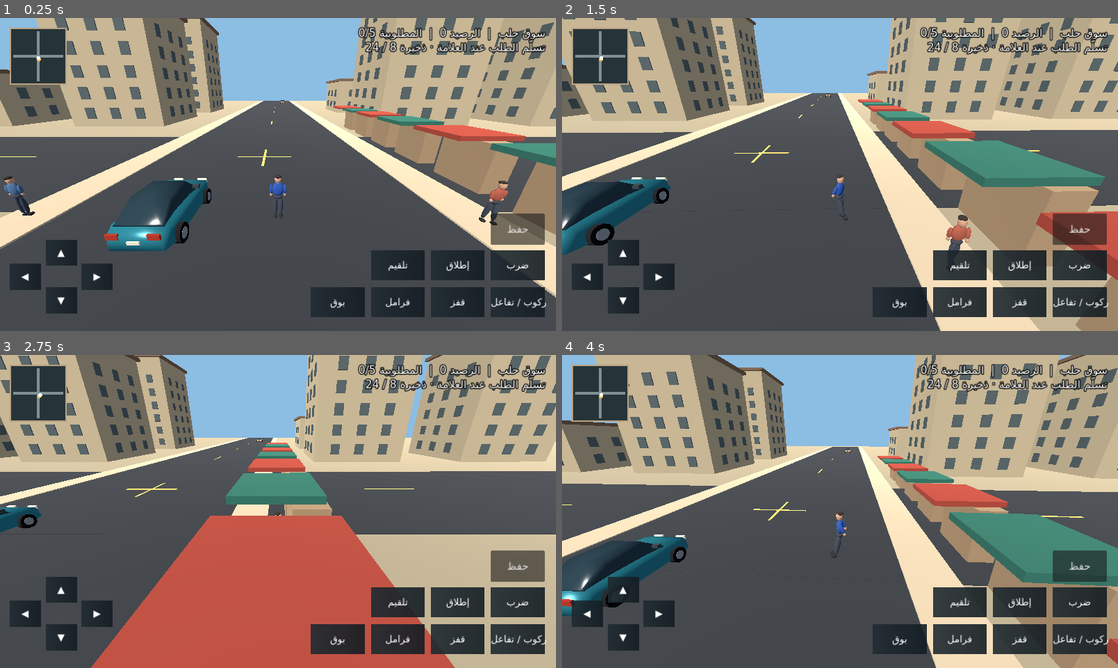
Above: before the commit, frames 1-4 (two rows, left to right).
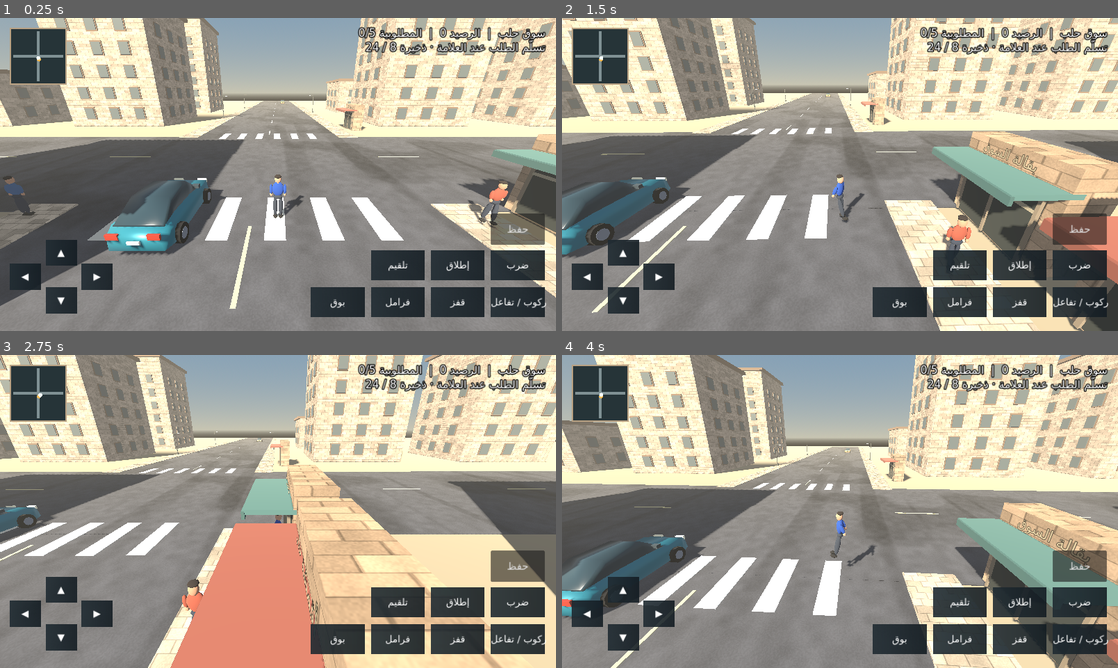
Above: after the commit, the same moments.

Repository: yosef12352/Sham-Streets-3D
Game: Godot game, scene res://main.tscn
The game is run twice, just before and just after one commit, with the same random seed, the same clock (stepped at 60 frames per second) and the same inputs.
Inputs (mouse positions are in pixels of both pictures, inside the frame that each line leads up to):
- Up to frame 1 (0.25 s): no input
- Up to frame 2 (1.5 s): tap Enter at 0.5 s; move the mouse to (962, 158) at 0.52 s; hold Right (ui_right) 0.53-1.25 s; tap F at 0.6 s; click (962, 158) at 0.67 s; tap Space at 0.77 s; drag from (728, 190) to (812, 237) at 1.27 s
- Up to frame 3 (2.75 s): move the mouse to (333, 442) at 2.02 s; hold Right (ui_right) from 2.03 s (still down); tap R at 2.1 s
- Up to frame 4 (4 s): release Right (ui_right) at 2.75 s; drag from (812, 574) to (673, 464) at 2.77 s; move the mouse to (1006, 558) at 3.52 s; hold Left (ui_left) from 3.53 s (still down); tap E at 3.6 s; tap Space at 3.77 s

The runs differ from the first frame. In frame 1, 75% of the frame differs, in the area x 0-100%, y 0-100%; in frame 2, 80%; in frame 3, 81%; in frame 4, 80%.

Commit message:
Add weathered street materials, storefronts and daylight shadows

Diff:
--- /dev/null
+++ b/assets/materials/street_surface.gdshader
@@ -0,0 +1,48 @@
+shader_type spatial;
+
+uniform vec4 base : source_color = vec4(0.5, 0.48, 0.43, 1.0);
+uniform int surface_kind = 0;
+varying vec3 point_world;
+varying vec3 normal_world;
+
+float hash_cell(vec2 cell) {
+    return fract(sin(dot(cell, vec2(127.1, 311.7))) * 43758.5453);
+}
+
+float noise_grid(vec2 p) {
+    vec2 cell = floor(p);
+    vec2 f = fract(p);
+    f = f * f * (3.0 - 2.0 * f);
+    return mix(mix(hash_cell(cell), hash_cell(cell + vec2(1, 0)), f.x),
+               mix(hash_cell(cell + vec2(0, 1)), hash_cell(cell + vec2(1, 1)), f.x), f.y);
+}
+
+void vertex() {
+    point_world = (MODEL_MATRIX * vec4(VERTEX, 1.0)).xyz;
+    normal_world = normalize(MODEL_NORMAL_MATRIX * NORMAL);
+}
+
+void fragment() {
+    vec2 p = point_world.xz;
+    if (abs(normal_world.y) < 0.55) {
+        p = vec2(abs(normal_world.x) > abs(normal_world.z) ? point_world.z : point_world.x, point_world.y);
+    }
+    float base_noise = noise_grid(p * 2.8) - 0.5;
+    float grain = noise_grid(p * 36.0) - 0.5;
+    float color_factor = 1.0 + base_noise * 0.14 + grain * 0.10;
+    if (surface_kind == 0) {
+        float patches = noise_grid(p * 0.27);
+        color_factor -= smoothstep(0.56, 0.82, patches) * 0.19;
+        color_factor -= smoothstep(0.68, 0.91, noise_grid(p * vec2(1.1, 0.075))) * 0.14;
+    } else {
+        vec2 tile = p / (surface_kind == 1 ? vec2(0.52, 0.30) : vec2(0.95, 0.32));
+        tile.x += mod(floor(tile.y), 2.0) * 0.5;
+        vec2 edge = min(fract(tile), 1.0 - fract(tile));
+        float joint = 1.0 - smoothstep(0.015, 0.048, min(edge.x, edge.y));
+        color_factor += (hash_cell(floor(tile)) - 0.5) * 0.24;
+        color_factor -= joint * 0.23;
+    }
+    ALBEDO = base.rgb * color_factor;
+    ROUGHNESS = 0.94;
+    SPECULAR = 0.22;
+}
--- a/scripts/district_stream.gd
+++ b/scripts/district_stream.gd
@@ -7,18 +7,23 @@
 
 var blocks: Dictionary = {}
 var last_focus := Vector3(INF, 0, INF)
-var limestone := StandardMaterial3D.new()
+var limestone := ShaderMaterial.new()
 var trim := StandardMaterial3D.new()
 var window_mesh := BoxMesh.new()
+var frame_mesh := BoxMesh.new()
 
 func _ready() -> void:
-    limestone.albedo_color = Color(0.74, 0.66, 0.51)
+    limestone.shader = preload("res://assets/materials/street_surface.gdshader")
+    limestone.set_shader_parameter("base", Color("#bca489"))
+    limestone.set_shader_parameter("surface_kind", 2)
     trim.albedo_color = Color(0.48, 0.37, 0.28)
     var glass := StandardMaterial3D.new()
     glass.albedo_color = Color("#535d5b")
     glass.roughness = 0.43
     window_mesh.material = glass
-    window_mesh.size = Vector3(1.25, 1.5, 0.15)
+    window_mesh.size = Vector3(1.18, 1.42, 0.15)
+    frame_mesh.size = Vector3(1.43, 1.65, 0.14)
+    frame_mesh.material = trim
 
 func update_focus(focus: Vector3) -> void:
     focus.y = 0
@@ -69,14 +74,22 @@
     windows.transform_format = MultiMesh.TRANSFORM_3D
     windows.mesh = window_mesh
     windows.instance_count = floors * 12
+    var frames := MultiMesh.new()
+    frames.transform_format = MultiMesh.TRANSFORM_3D
+    frames.mesh = frame_mesh
+    frames.instance_count = windows.instance_count
     var index := 0
     for wall in range(4):
         var rotation := Basis(Vector3.UP, wall * PI * 0.5)
         for floor_index in range(floors):
             for column in [-3.5, 0.0, 3.5]:
                 var location := rotation * Vector3(column, 1.8 + floor_index * 2.65, 6.54)
-                windows.set_instance_transform(index, Transform3D(rotation, location))
+                frames.set_instance_transform(index, Transform3D(rotation, location))
+                windows.set_instance_transform(index, Transform3D(rotation, location + rotation.z * 0.08))
                 index += 1
     var renderer := MultiMeshInstance3D.new()
     renderer.multimesh = windows
     parent.add_child(renderer)
+    var frames_renderer := MultiMeshInstance3D.new()
+    frames_renderer.multimesh = frames
+    parent.add_child(frames_renderer)
--- a/scripts/world.gd
+++ b/scripts/world.gd
@@ -1,6 +1,7 @@
 extends Node3D
 
 const UI_FONT := preload("res://assets/fonts/DejaVuSans-UI.ttf")
+const STREET_SURFACE := preload("res://assets/materials/street_surface.gdshader")
 const SPEED := 6.0
 const JUMP_SPEED := 6.0
 const GRAVITY := 18.0
@@ -58,7 +59,7 @@
     _refresh_ui()
     camera.position = player.position + Vector3(0, 4, 8)
 
-func _box(pos: Vector3, size: Vector3, color: Color, solid: bool = true) -> void:
+func _box(pos: Vector3, size: Vector3, color: Color, solid: bool = true, material: Material = null) -> void:
     var body := StaticBody3D.new()
     body.position = pos
     var mesh := MeshInstance3D.new()
@@ -67,7 +68,7 @@
     mesh.mesh = cube
     var mat := StandardMaterial3D.new()
     mat.albedo_color = color
-    mesh.material_override = mat
+    mesh.material_override = material if material != null else mat
     body.add_child(mesh)
     if solid:
         var collider := CollisionShape3D.new()
@@ -81,30 +82,88 @@
     _box(Vector3(0,-0.5,0), Vector3(240,1,240), Color(0.64,0.58,0.46))
     add_child(districts)
     _build_pedestrians()
-    _box(Vector3(0,0.02,0),Vector3(15,0.04,230),Color(0.19,0.2,0.21),false)
-    _box(Vector3(0,0.03,0),Vector3(230,0.04,15),Color(0.19,0.2,0.21),false)
-    for i in range(-5, 6):
-        _box(Vector3(0, 0.065, i * 19), Vector3(0.18, 0.015, 4), Color(0.94, 0.75, 0.37), false)
-        _box(Vector3(i * 19, 0.065, 0), Vector3(4, 0.015, 0.18), Color(0.94, 0.75, 0.37), false)
+    var asphalt := _street_surface(Color("#555557"), 0)
+    var paving := _street_surface(Color("#bdab90"), 1)
+    var shop_stone := _street_surface(Color("#ae9171"), 2)
+    _box(Vector3(0, 0.02, 0), Vector3(15, 0.04, 230), Color.WHITE, false, asphalt)
+    _box(Vector3(0, 0.03, 0), Vector3(230, 0.04, 15), Color.WHITE, false, asphalt)
+    for i in range(-10, 11):
+        if i == 0:
+            continue
+        _box(Vector3(0, 0.065, i * 10), Vector3(0.13, 0.015, 3), Color("#decf92"), false)
+        _box(Vector3(i * 10, 0.065, 0), Vector3(3, 0.015, 0.13), Color("#decf92"), false)
     for side in [-1, 1]:
-        _box(Vector3(side * 8.5, 0.05, 0), Vector3(2, 0.1, 220), Color(0.81, 0.72, 0.58))
-    for x in range(-3, 4):
-        var awning_color := Color(0.17, 0.40, 0.33) if x % 2 == 0 else Color(0.63, 0.24, 0.18)
-        _box(Vector3(10, 2.7, x * 4.5), Vector3(2.7, 0.22, 3.2), awning_color, false)
-        _box(Vector3(11, 1.2, x * 4.5), Vector3(1.1, 2.4, 3), Color(0.63, 0.51, 0.37))
+        for half in [-1, 1]:
+            _box(Vector3(side * 8.5, 0.05, half * 58), Vector3(2, 0.1, 102), Color.WHITE, true, paving)
+        for zebra in range(6):
+            _box(Vector3(-4.8 + zebra * 1.9, 0.066, side * 7.8), Vector3(0.72, 0.012, 2.9), Color("#d7d2bd"), false)
+    for stall in range(-3, 5):
+        if stall in [-2, -1, 0, 1]:
+            continue
+        _build_shop(stall * 4.5, stall, shop_stone)
+    for z in [-51, -25, 14, 31, 55]:
+        _street_lamp(Vector3(-9.2, 0.10, z))
+    _street_lamp(Vector3(9.2, 0.10, -36))
     var sun := DirectionalLight3D.new()
-    sun.rotation_degrees = Vector3(-50,-35,0)
-    sun.light_energy = 1.5
+    sun.rotation_degrees = Vector3(-38, -31, 0)
+    sun.light_color = Color("#fff1d8")
+    sun.light_energy = 1.18
+    sun.shadow_enabled = true
+    sun.directional_shadow_max_distance = 50.0
     add_child(sun)
     var env := WorldEnvironment.new()
     var e := Environment.new()
-    e.background_mode = Environment.BG_COLOR
-    e.background_color = Color(0.55,0.74,0.89)
+    var sky_material := ProceduralSkyMaterial.new()
+    sky_material.sky_top_color = Color("#7195b7")
+    sky_material.sky_horizon_color = Color("#c8c5b2")
+    sky_material.ground_horizon_color = Color("#c8c5b2")
+    var atmosphere := Sky.new()
+    atmosphere.sky_material = sky_material
+    e.background_mode = Environment.BG_SKY
+    e.sky = atmosphere
+    e.fog_enabled = true
+    e.fog_light_color = Color("#c3bba7")
+    e.fog_density = 0.006
     e.ambient_light_source = Environment.AMBIENT_SOURCE_COLOR
     e.ambient_light_color = Color(0.75,0.8,0.9)
-    e.ambient_light_energy = 0.6
+    e.ambient_light_energy = 0.67
     env.environment = e
     add_child(env)
+
+func _street_surface(color: Color, kind: int) -> ShaderMaterial:
+    var material := ShaderMaterial.new()
+    material.shader = STREET_SURFACE
+    material.set_shader_parameter("base", color)
+    material.set_shader_parameter("surface_kind", kind)
+    return material
+
+func _build_shop(z: float, index: int, stone: Material) -> void:
+    var canvas := Color("#53756b") if index % 2 == 0 else Color("#985746")
+    _box(Vector3(11.05, 1.55, z), Vector3(1.15, 3.1, 3.7), Color.WHITE, true, stone)
+    _box(Vector3(10.44, 1.12, z), Vector3(0.08, 2.05, 2.9), Color("#343732"), false)
+    _box(Vector3(10.39, 1.74, z), Vector3(0.08, 0.10, 2.94), Color("#a09274"), false)
+    for side in [-1, 0, 1]:
+        _box(Vector3(10.38, 1.15, z + side * 1.43), Vector3(0.10, 2.15, 0.09), Color("#88775f"), false)
+    _box(Vector3(9.95, 2.45, z), Vector3(1.65, 0.14, 3.72), canvas, false)
+    _box(Vector3(9.15, 2.37, z), Vector3(0.09, 0.23, 3.75), canvas.darkened(0.15), false)
+    var signboard := Label3D.new()
+    signboard.font = UI_FONT
+    signboard.text = "بقالة السوق" if index % 2 == 0 else "أقمشة حلب"
+    signboard.font_size = 44
+    signboard.pixel_size = 0.009
+    signboard.modulate = Color("#f4ddad")
+    signboard.outline_size = 5
+    signboard.position = Vector3(10.40, 2.80, z)
+    signboard.rotation.y = -PI * 0.5
+    add_child(signboard)
+
+func _street_lamp(at: Vector3) -> void:
+    var steel := Color("#474943")
+    _box(at + Vector3(0, 1.9, 0), Vector3(0.10, 3.8, 0.10), steel, false)
+    _box(at + Vector3(0, 0.19, 0), Vector3(0.28, 0.38, 0.28), steel, false)
+    var side := -signf(at.x)
+    _box(at + Vector3(side * 0.42, 3.82, 0), Vector3(0.90, 0.09, 0.10), steel, false)
+    _box(at + Vector3(side * 0.82, 3.77, 0), Vector3(0.37, 0.12, 0.23), Color("#d5c8a8"), false)
 
 func _build_pedestrians() -> void:
     pedestrians = Node3D.new()
Not shown, changed: docs/PROGRESS.md
